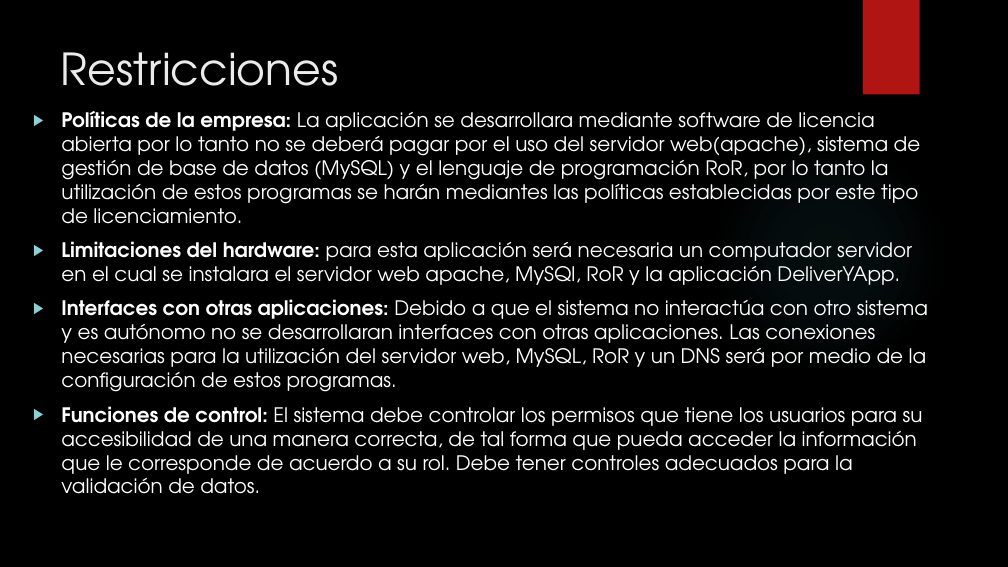
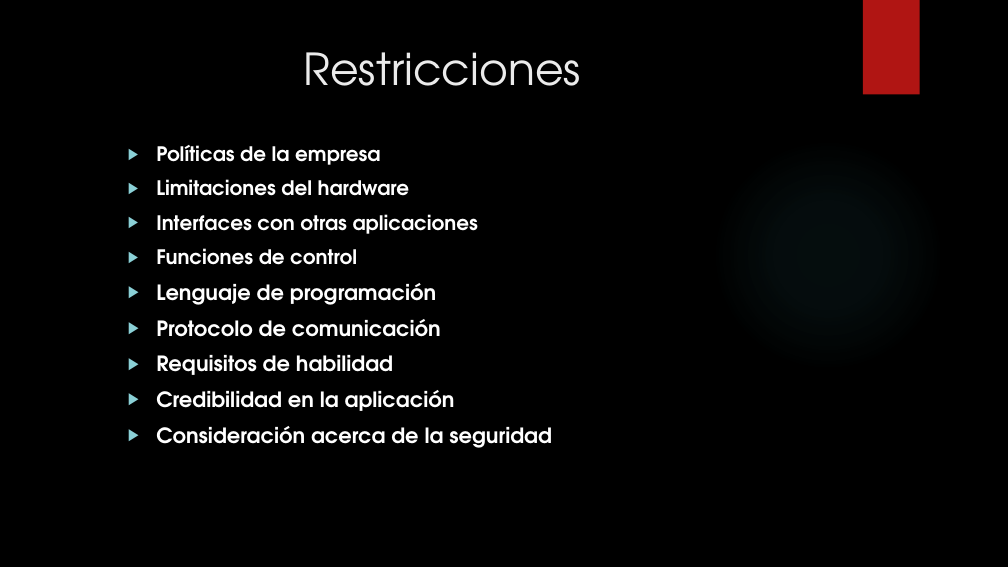
Before and after one commit to francben/proyectoDeliberyApp, a slide deck: slide 9 of Presentacion de Clase.pptx. Drawn at 1008x567 pixels with LibreOffice and Linux fonts; fonts in the diff are those of the drawing; background and template pictures are left out. Boxes give left, top, right and bottom in pixels: in the first picture for what was removed or moved away, otherwise in the second. Text is boxed around its words. In the diff, an @@ line names an element or a change of style, - is before the commit and + after.

```diff
--- a/Presentacion de Clase.pptx
+++ b/Presentacion de Clase.pptx
@@ title "Restricciones" at [303, 52, 580, 86]: alignment left to centre @@
@@ text at [156, 145, 552, 448]: text changed; size 19 to 20 pt; bold on @@
-▶ Políticas de la empresa: La aplicación se desarrollara mediante software de licencia abierta por lo tanto no se deberá pagar por el uso del servidor web(apache), sistema de gestión de base de datos (MySQL) y el lenguaje de programación RoR, por lo tanto la utilización de estos programas se harán mediantes las políticas establecidas por este tipo de licenciamiento.
-▶ Limitaciones del hardware: para esta aplicación será necesaria un computador servidor en el cual se instalara el servidor web apache, MySQl, RoR y la aplicación DeliverYApp.
-▶ Interfaces con otras aplicaciones: Debido a que el sistema no interactúa con otro sistema y es autónomo no se desarrollaran interfaces con otras aplicaciones. Las conexiones necesarias para la utilización del servidor web, MySQL, RoR y un DNS será por medio de la configuración de estos programas.
-▶ Funciones de control: El sistema debe controlar los permisos que tiene los usuarios para su accesibilidad de una manera correcta, de tal forma que pueda acceder la información que le corresponde de acuerdo a su rol. Debe tener controles adecuados para la validación de datos.
+▶ Políticas de la empresa
+▶ Limitaciones del hardware
+▶ Interfaces con otras aplicaciones
+▶ Funciones de control
+▶ Lenguaje de programación
+▶ Protocolo de comunicación
+▶ Requisitos de habilidad
+▶ Credibilidad en la aplicación
+▶ Consideración acerca de la seguridad
```
Also in this commit, not shown: 10 other slides changed, 3 slides added, 5 slides removed.
